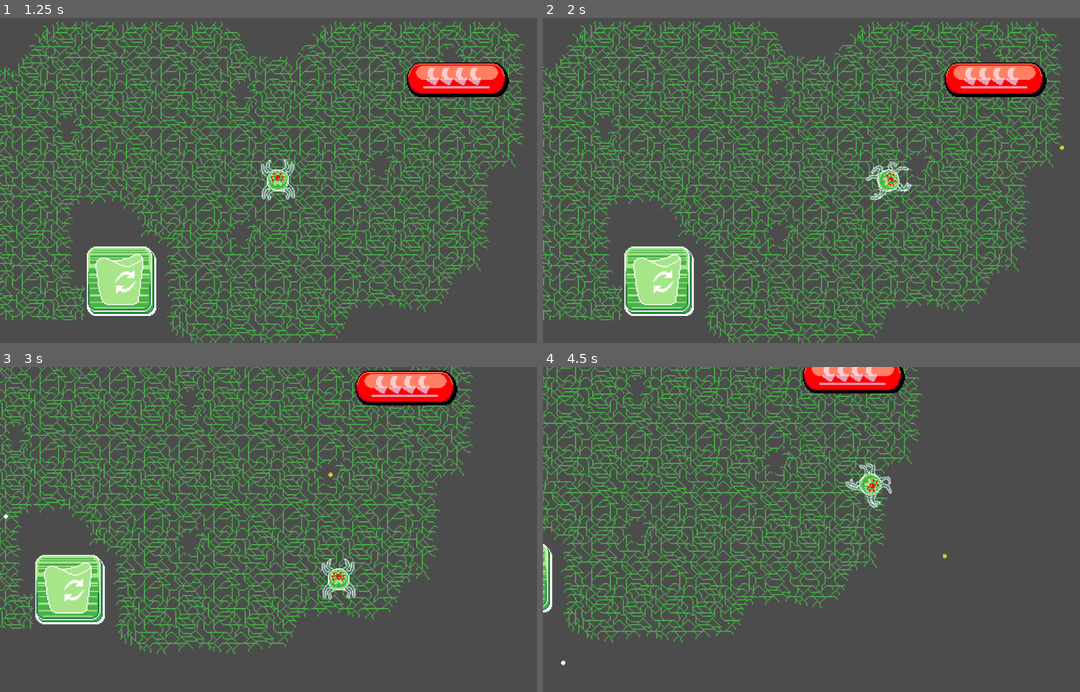
Above: before the commit, frames 1-4 (two rows, left to right).
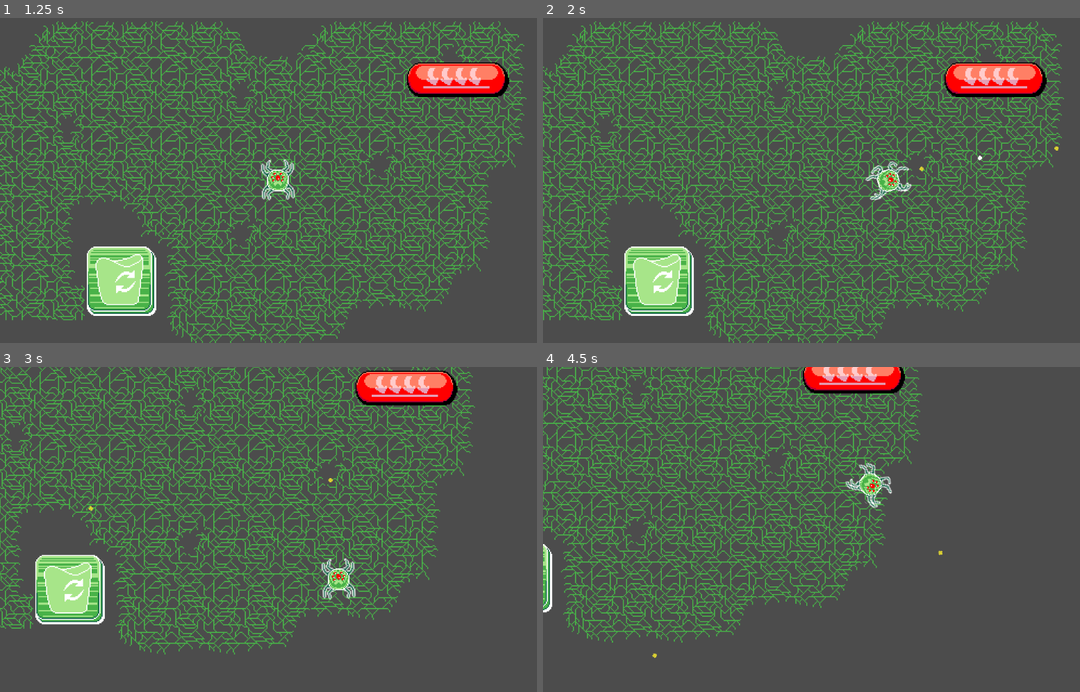
Above: after the commit, the same moments.

Repository: Va-Sdian/GameJam123TheWeb
Game: Godot game, scene res://scenes/Menus/MainMenu.tscn
The game is run twice, just before and just after one commit, with the same random seed, the same clock (stepped at 60 frames per second) and the same inputs.
Inputs (mouse positions are in pixels of both pictures, inside the frame that each line leads up to):
- Up to frame 1 (1.25 s): click "Start Game" at 0.5 s
- Up to frame 2 (2 s): tap Enter at 1.25 s; move the mouse to (945, 164) at 1.27 s; hold Right (ui_right) from 1.28 s (still down); hold Right mouse button (capture) from 1.28 s (still down); click (945, 164) at 1.55 s
- Up to frame 3 (3 s): move the mouse to (166, 545) at 2.02 s; release Right (ui_right) at 2.03 s; release Right mouse button (capture) at 2.03 s; hold Down (ui_down) 2.03-2.78 s; click (166, 545) at 2.1 s; right-click (166, 545) at 2.3 s; move the mouse to (332, 458) at 2.77 s; hold Right (ui_right) from 2.78 s (still down); hold Right mouse button (capture) from 2.78 s (still down)
- Up to frame 4 (4.5 s): click (875, 458) at 3.05 s; move the mouse to (795, 594) at 3.52 s; release Right (ui_right) at 3.53 s; release Right mouse button (capture) at 3.53 s; hold Up (ui_up) 3.53-4.28 s; click (795, 594) at 3.6 s; right-click (795, 594) at 3.8 s; move the mouse to (988, 578) at 4.27 s; hold Left (ui_left) from 4.28 s (still down); hold Right mouse button (capture) from 4.28 s (still down)

Frame 1 is identical in both runs. In frame 2, less than 0.1% of the frame differs, in the area x 69-98%, y 39-48%; in frame 3, less than 0.1%, in the area x 0-62%, y 32-47%; in frame 4, less than 0.1%.

Commit message:
Продолжающиеся выстрелы при зажатых ЛКМ и ПКМ

Diff:
--- a/scenes/Misc/Weapon.gd
+++ b/scenes/Misc/Weapon.gd
@@ -8,12 +8,14 @@
 onready var gun_position = $GunDirection
 onready var shoot_cooldown = $Cooldown
 
-func shoot():
+func shoot(caller):
 	if shoot_cooldown.is_stopped() and Bullet != null:
 		var bullet_instance = Bullet.instance()
 		var direction = (gun_position.global_position - gun_end.global_position).normalized()
 		GlobalSignals.emit_signal("bullet_fired", bullet_instance, gun_end.global_position, direction)
 		shoot_cooldown.start()
+		if "Player" in str(caller):
+			$ShootSounds.play()
 
 
 func capture():
@@ -21,4 +23,5 @@
 		var bulletCapture_instance = BulletCapture.instance()
 		var direction = (gun_position.global_position - gun_end.global_position).normalized()
 		GlobalSignals.emit_signal("bulletCapture_fired", bulletCapture_instance, gun_end.global_position, direction)
+		$CaptureSounds.play()
 		shoot_cooldown.start()
--- a/scenes/Misc/Weapon.tscn
+++ b/scenes/Misc/Weapon.tscn
@@ -1,11 +1,28 @@
-[gd_scene load_steps=3 format=2]
+[gd_scene load_steps=19 format=2]
 
 [ext_resource path="res://scenes/Misc/Weapon.gd" type="Script" id=1]
 [ext_resource path="res://scenes/Misc/Bullet.tscn" type="PackedScene" id=2]
+[ext_resource path="res://scenes/Player/ShootSounds.gd" type="Script" id=3]
+[ext_resource path="res://sounds/Square 5.ogg" type="AudioStream" id=4]
+[ext_resource path="res://sounds/Square 3.ogg" type="AudioStream" id=5]
+[ext_resource path="res://sounds/Square 1.ogg" type="AudioStream" id=6]
+[ext_resource path="res://sounds/Square 2.ogg" type="AudioStream" id=7]
+[ext_resource path="res://sounds/Square 4.ogg" type="AudioStream" id=8]
+[ext_resource path="res://sounds/Square 6.ogg" type="AudioStream" id=9]
+[ext_resource path="res://sounds/Square 7.ogg" type="AudioStream" id=10]
+[ext_resource path="res://sounds/ElPiano 2.ogg" type="AudioStream" id=11]
+[ext_resource path="res://sounds/ElPiano 4.ogg" type="AudioStream" id=12]
+[ext_resource path="res://sounds/ElPiano 5.ogg" type="AudioStream" id=13]
+[ext_resource path="res://sounds/Square 8.ogg" type="AudioStream" id=14]
+[ext_resource path="res://sounds/ElPiano 1.ogg" type="AudioStream" id=15]
+[ext_resource path="res://sounds/ElPiano 6.ogg" type="AudioStream" id=16]
+[ext_resource path="res://scenes/Player/CaptureSounds.gd" type="Script" id=17]
+[ext_resource path="res://scenes/Misc/BulletCapture.tscn" type="PackedScene" id=18]
 
 [node name="Weapon" type="Node2D"]
 script = ExtResource( 1 )
 Bullet = ExtResource( 2 )
+BulletCapture = ExtResource( 18 )
 
 [node name="GunEnd" type="Position2D" parent="."]
 position = Vector2( 0, 2 )
@@ -16,3 +33,62 @@
 [node name="Cooldown" type="Timer" parent="."]
 wait_time = 0.3
 one_shot = true
+
+[node name="CaptureSounds" type="Node2D" parent="."]
+script = ExtResource( 17 )
+
+[node name="ElPiano1" type="AudioStreamPlayer2D" parent="CaptureSounds"]
+stream = ExtResource( 15 )
+bus = "SFX"
+
+[node name="ElPiano2" type="AudioStreamPlayer2D" parent="CaptureSounds"]
+stream = ExtResource( 11 )
+bus = "SFX"
+
+[node name="ElPiano3" type="AudioStreamPlayer2D" parent="CaptureSounds"]
+stream = ExtResource( 12 )
+bus = "SFX"
+
+[node name="ElPiano4" type="AudioStreamPlayer2D" parent="CaptureSounds"]
+stream = ExtResource( 13 )
+bus = "SFX"
+
+[node name="ElPiano5" type="AudioStreamPlayer2D" parent="CaptureSounds"]
+stream = ExtResource( 16 )
+bus = "SFX"
+
+[node name="ShootSounds" type="Node2D" parent="."]
+script = ExtResource( 3 )
+
+[node name="Square1" type="AudioStreamPlayer2D" parent="ShootSounds"]
+stream = ExtResource( 6 )
+bus = "SFX"
+
+[node name="Square2" type="AudioStreamPlayer2D" parent="ShootSounds"]
+stream = ExtResource( 7 )
+volume_db = -4.37
+bus = "SFX"
+
+[node name="Square3" type="AudioStreamPlayer2D" parent="ShootSounds"]
+stream = ExtResource( 5 )
+bus = "SFX"
+
+[node name="Square4" type="AudioStreamPlayer2D" parent="ShootSounds"]
+stream = ExtResource( 8 )
+bus = "SFX"
+
+[node name="Square5" type="AudioStreamPlayer2D" parent="ShootSounds"]
+stream = ExtResource( 4 )
+bus = "SFX"
+
+[node name="Square6" type="AudioStreamPlayer2D" parent="ShootSounds"]
+stream = ExtResource( 9 )
+bus = "SFX"
+
+[node name="Square7" type="AudioStreamPlayer2D" parent="ShootSounds"]
+stream = ExtResource( 10 )
+bus = "SFX"
+
+[node name="Square8" type="AudioStreamPlayer2D" parent="ShootSounds"]
+stream = ExtResource( 14 )
+bus = "SFX"
--- a/scenes/Player/Player.gd
+++ b/scenes/Player/Player.gd
@@ -22,6 +22,11 @@
 	input_vector.y = Input.get_axis("ui_up", "ui_down")
 	input_vector = input_vector.normalized()
 
+	if Input.is_action_pressed("shoot"):
+		weapon.shoot(self)
+	if Input.is_action_pressed("capture"):
+		weapon.capture()
+
 	if input_vector != Vector2.ZERO:
 		velocity = velocity.move_toward(input_vector * MAX_SPEED, ACCELEARTION * delta)
 		$AnimationPlayer.play("crawl")
@@ -36,13 +41,13 @@
 
 	velocity = move_and_slide(velocity)
 
-func _unhandled_input(event):
-	if event.is_action_pressed("shoot"):
-		weapon.shoot()
-		$ShootSounds.play()
-	if event.is_action_pressed("capture"):
-		weapon.capture()
-		$CaptureSounds.play()
+#func _unhandled_input(event):
+#	if event.is_action_pressed("shoot"):
+#		weapon.shoot()
+#		$ShootSounds.play()
+#	if event.is_action_pressed("capture"):
+#		weapon.capture()
+#		$CaptureSounds.play()
 
 func handle_hit():
 	health_set.health -= 1
--- a/scenes/Player/Player.tscn
+++ b/scenes/Player/Player.tscn
@@ -1,11 +1,10 @@
-[gd_scene load_steps=24 format=2]
+[gd_scene load_steps=23 format=2]
 
 [ext_resource path="res://Sprites/AV-Head.png" type="Texture" id=1]
 [ext_resource path="res://scenes/Player/Player.gd" type="Script" id=2]
 [ext_resource path="res://scenes/Misc/Weapon.tscn" type="PackedScene" id=3]
 [ext_resource path="res://scenes/Misc/Health.tscn" type="PackedScene" id=4]
 [ext_resource path="res://Sprites/AV-Sheet.png" type="Texture" id=5]
-[ext_resource path="res://scenes/Misc/BulletCapture.tscn" type="PackedScene" id=6]
 [ext_resource path="res://sounds/Square 2.ogg" type="AudioStream" id=7]
 [ext_resource path="res://sounds/Square 5.ogg" type="AudioStream" id=8]
 [ext_resource path="res://sounds/Square 3.ogg" type="AudioStream" id=9]
@@ -69,7 +68,6 @@
 [node name="Weapon" parent="." instance=ExtResource( 3 )]
 position = Vector2( 17, 9.53674e-07 )
 rotation = -1.5708
-BulletCapture = ExtResource( 6 )
 
 [node name="Legs" type="Sprite" parent="."]
 rotation = -1.5708
--- a/scenes/Viruses/Enemy 1.gd
+++ b/scenes/Viruses/Enemy 1.gd
@@ -41,12 +41,14 @@
 			velocity = velocity.move_toward(direction_to_base * MAX_SPEED, ACCELERATION * delta)
 			look_at(direction_to_base)
 		ATTACK:
-			weapon.shoot()
+			weapon.shoot(self)
 			if checkTimer.time_left == 0:
 				checkTimer.start()
 			if attackCD.time_left == 0:
 				attackCD.start()
 				$EnemyShootSounds.play()
+
+
 		DEAD:
 			queue_free()
 		QUARANTINED:
